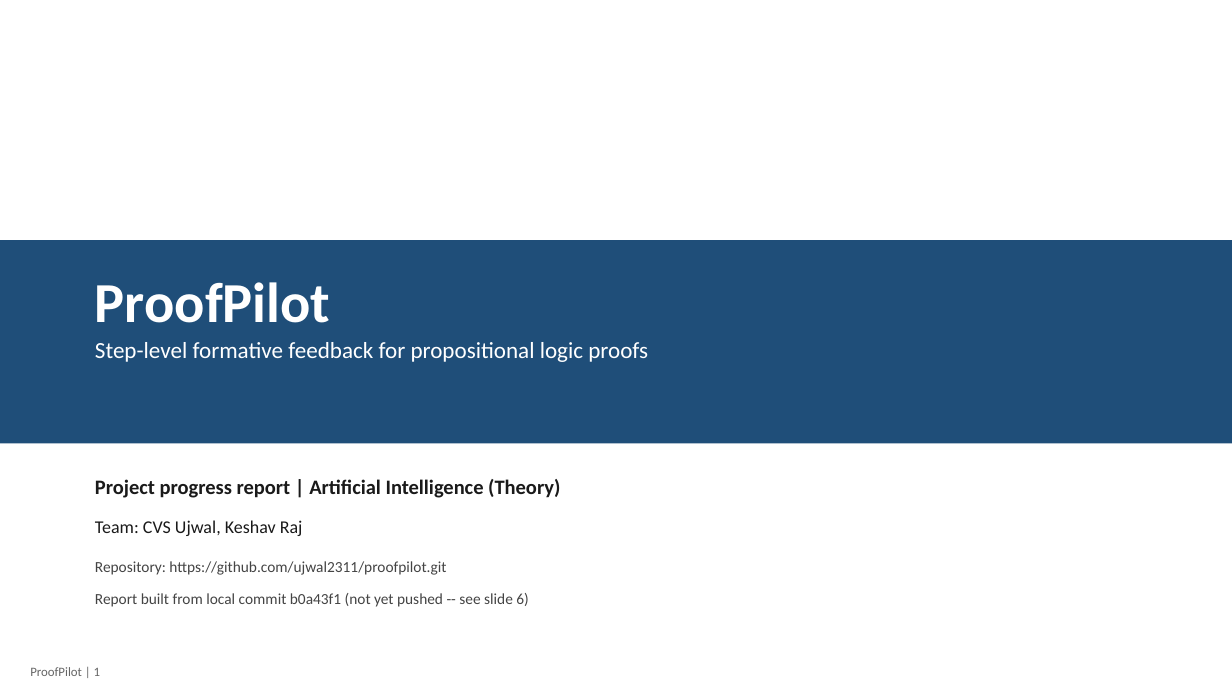
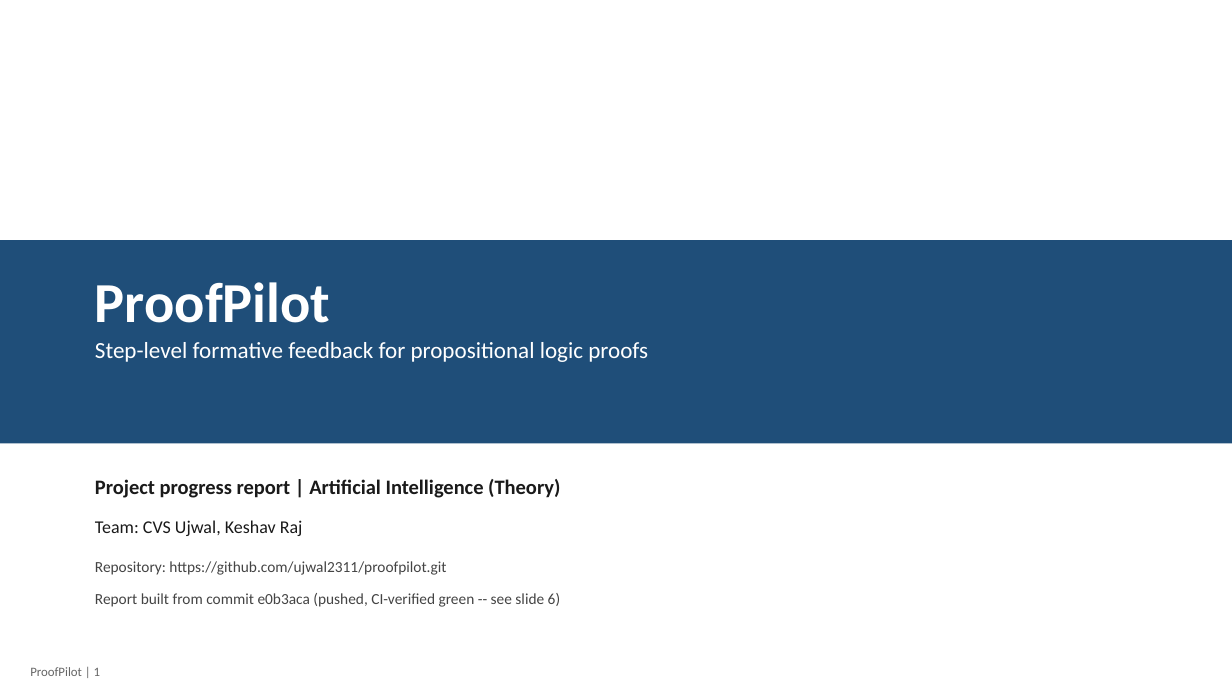
Before and after one commit to ujwal2311/proofpilot, a slide deck: slide 1 of docs/report/ProofPilot_Progress_Report.pptx. Drawn at 1232x693 pixels with LibreOffice and Linux fonts; fonts in the diff are those of the drawing. Boxes give left, top, right and bottom in pixels: in the first picture for what was removed or moved away, otherwise in the second. Text is boxed around its words. In the diff, an @@ line names an element or a change of style, - is before the commit and + after.

```diff
--- a/docs/report/ProofPilot_Progress_Report.pptx
+++ b/docs/report/ProofPilot_Progress_Report.pptx
@@ text at <box>95,593,560,607</box>: text changed @@
-Report built from local commit b0a43f1 (not yet pushed -- see slide 6)
+Report built from commit e0b3aca (pushed, CI-verified green -- see slide 6)
```
Also in this commit, not shown: 5 other slides changed, 1 slide added, 12 other files.
